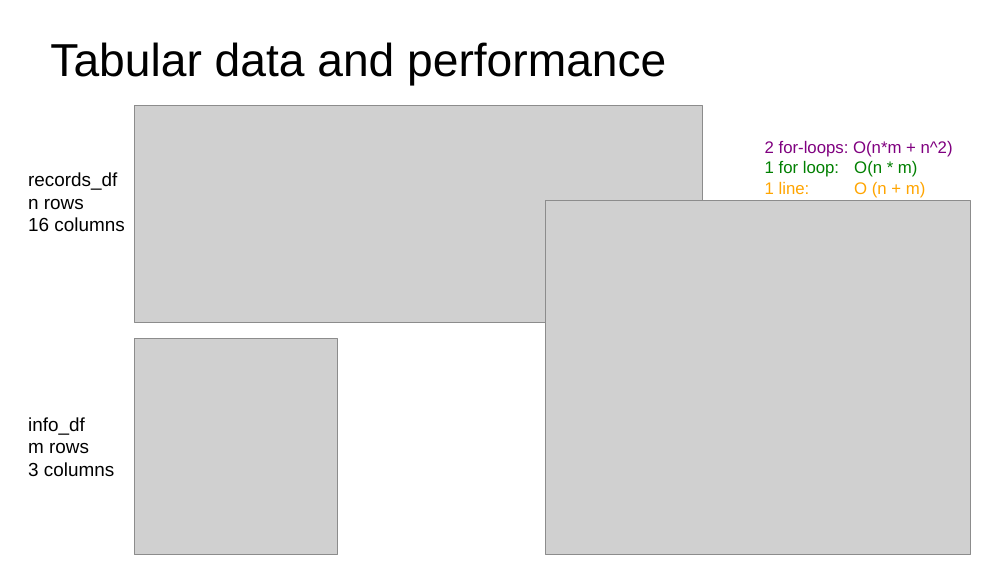
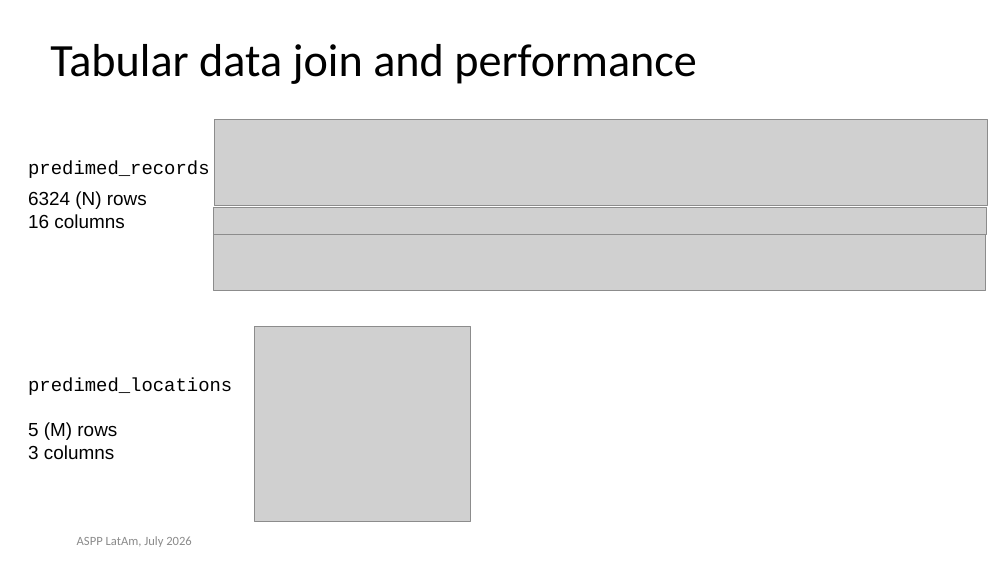
Before and after one commit to ASPP/data_class, a slide deck: slide 8 of tabular_data.pptx (slide 7 before the commit). Drawn at 1008x567 pixels with LibreOffice and Linux fonts; fonts in the diff are those of the drawing; grey boxes stand for pictures. Boxes give left, top, right and bottom in pixels: in the first picture for what was removed or moved away, otherwise in the second. Text is boxed around its words. In the diff, an @@ line names an element or a change of style, - is before the commit and + after.

Commit message:
tabular data presentation complete

```diff
--- a/tabular_data.pptx
+++ b/tabular_data.pptx
@@ title at box(50, 44, 697, 84): text changed; font Arial to Calibri @@
-Tabular data and performance
+Tabular data join and performance
@@ picture added at box(215, 119, 988, 206) @@
@@ text removed at box(765, 141, 953, 198) @@
-2 for-loops: O(n*m + n^2)
-1 for loop: O(n * m)
-1 line: O (n + m)
@@ text "predimed_records": place and size @@
-text "predimed_records" at box(28, 172, 124, 231)
+text "predimed_records" at box(28, 161, 209, 228)
@@ text at box(28, 161, 209, 209): text changed; font Arial to Courier New @@
-records_df
-n rows
+predimed_records
+6324 (N) rows
@@ picture: place and size @@
-picture at box(135, 106, 702, 322)
+picture at box(214, 207, 987, 234)
@@ picture removed at box(546, 201, 971, 555) @@
@@ picture added at box(213, 235, 986, 291) @@
@@ picture added at box(255, 327, 471, 522) @@
@@ picture removed at box(135, 339, 338, 555) @@
@@ text "predimed_locations": place and size @@
-text "predimed_locations" at box(28, 417, 114, 477)
+text "predimed_locations" at box(28, 377, 232, 460)
@@ text at box(28, 377, 232, 440): text changed; font Arial to Courier New @@
-info_df
-m rows
+predimed_locations
+5 (M) rows
@@ text added at box(77, 536, 192, 547), 12 pt, text #8B8B8B @@
+ASPP LatAm, July 2026
```
Also in this commit, not shown: 35 other slides changed, 18 slides added, 9 slides removed, 12 other files.
